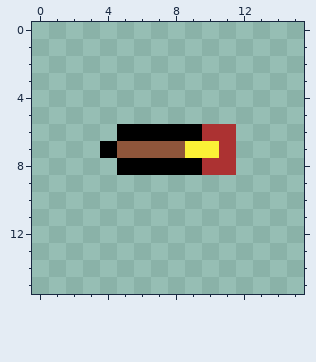
Pixel-art file, stored at Assets/Game/Art/Weapon.aseprite. Above, as it was before the edit.
16x16 pixels, 1 frame.
After the commit:
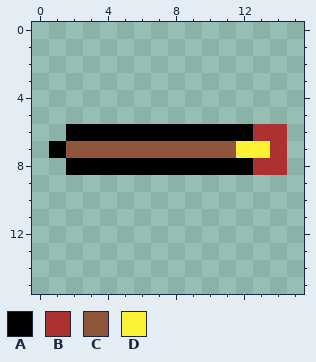
Palette (. is transparent): A #000000  B #ac3232  C #8f563b  D #fbf236
Change:
y 6: x 2..4 ... -> AAA; x 10..14 BB... -> AAABB
y 7: x 1..4 ...A -> ACCC; x 9..14 DDB... -> CCCDDB
y 8: x 2..4 ... -> AAA; x 10..14 BB... -> AAABB
